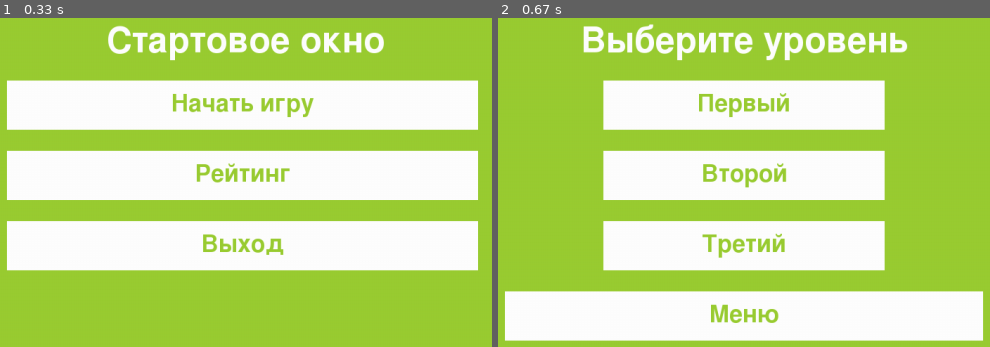
Above: before the commit, frames 1-2 (left to right).
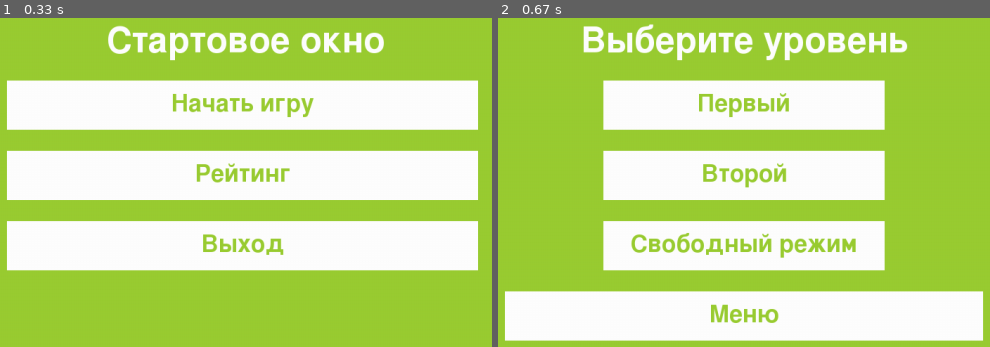
Above: after the commit, the same moments.

Repository: kolidtka/pygame_vampire
Game: pygame game, started from start_game.py
The game is run twice, just before and just after one commit, with the same random seed, the same clock (stepped at 60 frames per second) and the same inputs.
Inputs:
- Up to frame 1 (0.33 s): no input
- Up to frame 2 (0.67 s): click "Начать игру" at 0.38 s

Frame 1 is identical in both runs. In frame 2, 1.5% of the frame differs, in the area x 27-73%, y 65-73%.

Commit message:
изменила уровни: есть 2 основных уровня и уровень со свободным режимом, где как раз играешь на результат

Diff:
--- a/level_passed.py
+++ b/level_passed.py
@@ -23,11 +23,15 @@
 menu_button = pygame.Rect(300, 400, 680, 70)
 
 
-def draw_mode_menu():
+def draw_mode_menu(mode):
     """Отрисовка экрана выбора режима"""
     screen.fill(GREEN)  # Заливаем экран зеленым цветом
-    title_surface = font.render("Вы победили! Хотите перейти на следующий уровень?", True, WHITE)  # Заголовок
-    screen.blit(title_surface, (WINDOW_WIDTH // 2 - title_surface.get_width() // 2, 120))  # Размещаем заголовок
+    if mode == 1:
+        title_surface = font.render("Вы победили! Хотите перейти на следующий уровень?", True, WHITE)  # Заголовок
+        screen.blit(title_surface, (WINDOW_WIDTH // 2 - title_surface.get_width() // 2, 120))  # Размещаем заголовок
+    else:
+        title_surface = font.render("Вы победили! Хотите перейти в свободный режим?", True, WHITE)  # Заголовок
+        screen.blit(title_surface, (WINDOW_WIDTH // 2 - title_surface.get_width() // 2, 120))  # Размещаем заголовок
 
     pygame.draw.rect(screen, WHITE, new_level_button)
     new_level = button_font.render("Да", True, GREEN)
@@ -37,7 +41,7 @@
 
     # Кнопка выбора "Среднего" режима
     pygame.draw.rect(screen, WHITE, this_level_button)
-    this_level = button_font.render("Нет, хочу остаться на этом", True, GREEN)
+    this_level = button_font.render("Нет", True, GREEN)
     screen.blit(this_level,
                 (this_level_button.x + this_level_button.width // 2 - this_level.get_width() // 2,
                  this_level_button.y + this_level_button.height // 2 - this_level.get_height() // 2))
@@ -65,12 +69,16 @@
                     game.run()
                     break
                 elif this_level_button.collidepoint(event.pos):
-                    from main import Game
-                    game = Game(min(3, mode))
-                    game.run()
-                    break
+                    if mode == 1:
+                        from main import Game
+                        game = Game(min(3, mode))
+                        game.run()
+                        break
+                    else:
+                        import levels
+                        levels.main()
                 elif menu_button.collidepoint(event.pos):
                     import start_game
                     start_game.main()
 
-        draw_mode_menu()
+        draw_mode_menu(mode)
--- a/levels.py
+++ b/levels.py
@@ -46,7 +46,7 @@
 
     # Кнопка выбора "Тяжёлого" режима
     pygame.draw.rect(screen, WHITE, hard_mode_button)
-    hard_mode_text = button_font.render("Третий", True, GREEN)
+    hard_mode_text = button_font.render("Свободный режим", True, GREEN)
     screen.blit(hard_mode_text,
                 (hard_mode_button.x + hard_mode_button.width // 2 - hard_mode_text.get_width() // 2,
                  hard_mode_button.y + hard_mode_button.height // 2 - hard_mode_text.get_height() // 2))
--- a/main.py
+++ b/main.py
@@ -147,10 +147,13 @@
     def run(self):
         """Основной игровой цикл"""
         while self.running:
-            kill_text = self.font.render(f"Осталось убить: {50 - self.counter}", True, (0, 0, 0))
-            if 50 - self.counter <= 0:
-                import level_passed
-                level_passed.main(self.mode)
+            if self.mode != 3:
+                kill_text = self.font.render(f"Осталось убить: {50 - self.counter}", True, (0, 0, 0))
+                if 50 - self.counter <= 0:
+                    import level_passed
+                    level_passed.main(self.mode)
+            else:
+                kill_text = self.font.render(f"Убито: {self.counter}", True, (0, 0, 0))
             self.display_surface.blit(kill_text, (15, 15))  # Отрисовка текста в верхнем левом углу
             pygame.display.flip()
             dt = self.clock.tick() / 1000  # dt: время между кадрами
--- a/new_game_or_menu.py
+++ b/new_game_or_menu.py
@@ -52,7 +52,7 @@
             if event.type == pygame.MOUSEBUTTONDOWN:
                 if new_game_button.collidepoint(event.pos):
                     import levels
-                    modes.main()
+                    levels.main()
                     break
                 elif menu_button.collidepoint(event.pos):
                     import start_game
